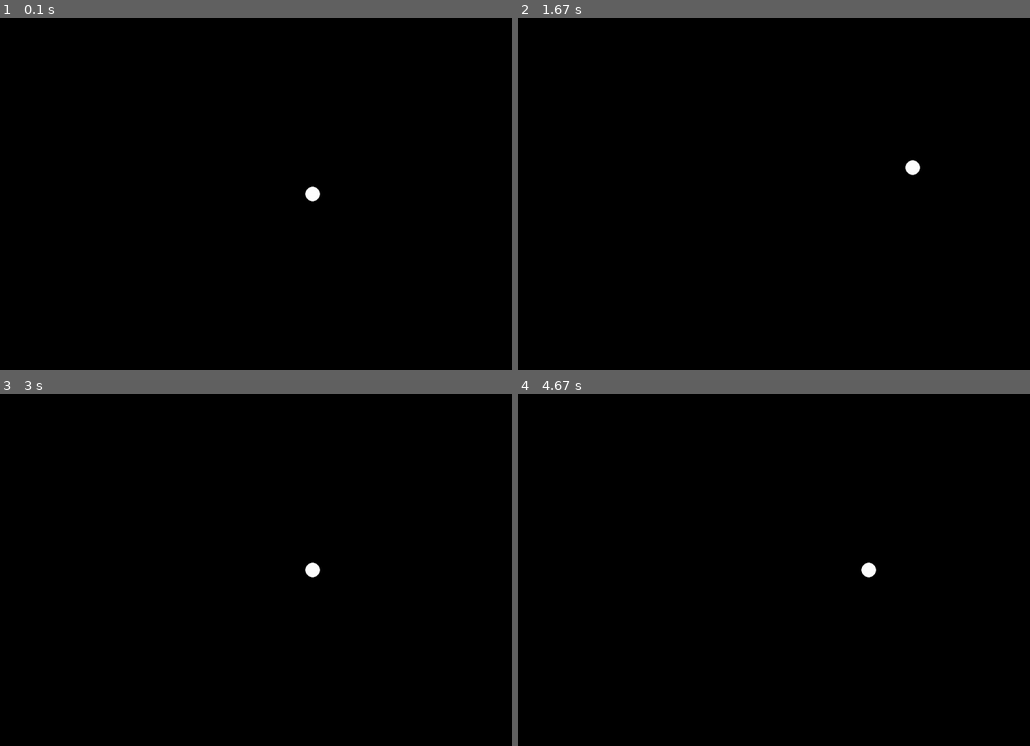
Above: before the commit, frames 1-4 (two rows, left to right).
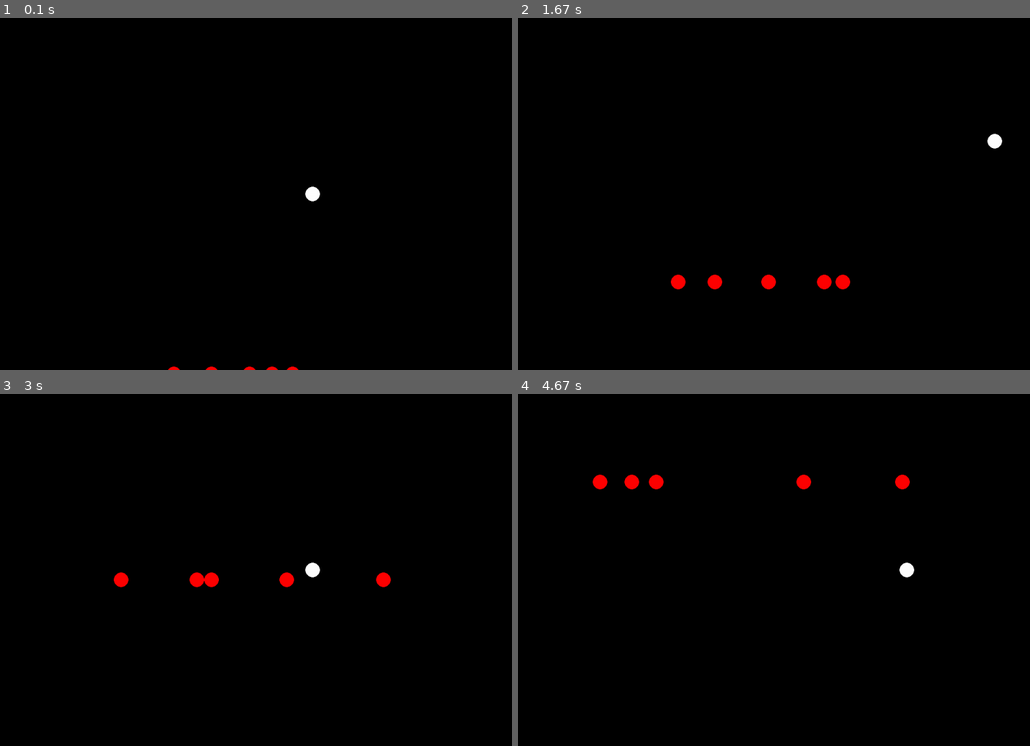
Above: after the commit, the same moments.

Repository: PyroRay/Python-Pygame-Stuff
Game: pygame game, started from Pygame Excersizes/ObjectGame/ObjectGame.py
The game is run twice, just before and just after one commit, with the same random seed, the same clock (stepped at 60 frames per second) and the same inputs.
Inputs:
- Up to frame 1 (0.1 s): no input
- Up to frame 2 (1.67 s): hold D 0.33-0.8 s; hold W 0.83-1.13 s; hold D 1.17-1.63 s
- Up to frame 3 (3 s): hold A 1.67-2.2 s; hold S 2.23-2.53 s; hold A 2.57-2.97 s
- Up to frame 4 (4.67 s): hold W 3-3.37 s; hold D 3.4-4.03 s; hold S 4.07-4.43 s; hold A from 4.47 s (still down)

The runs differ from the first frame. In frame 1, less than 0.1% of the frame differs, in the area x 32-59%, y 99-100%; in frame 2, 0.7%, in the area x 29-95%, y 32-78%; in frame 3, 0.5%; in frame 4, 0.7%.

Commit message:
Update ObjectGame.py
Updated ObjGame

Diff:
--- a/Pygame Excersizes/ObjectGame/ObjectGame.py
+++ b/Pygame Excersizes/ObjectGame/ObjectGame.py
@@ -1,7 +1,11 @@
+
+#region Imports
 import pygame, sys, random, math
 from pygame.locals import *
 pygame.init()
+#endregion
 
+#region Defining Variables
 windowSurfaceObj = pygame.display.set_mode((1280, 720))
 pygame.display.set_caption('Object Game')
 clrBlack = pygame.Color(0, 0, 0)
@@ -12,78 +16,88 @@
 right_pressed = False
 up_pressed = False
 down_pressed = False
+delay = 20 # How many pixels off screen the robot will be when it wraps around to the bottom from top
 timer = 0
-directions = ("slowleft", "slowright")
-numRobots = 3
+numRobots = 5
 screendim = pygame.display.get_surface().get_size()
-# badrobot = ()
-# badrobot1direction = ""
-# badrobot2direction = ""
+#endregion
 
+#region Classes
+
+class vector:
+    def __init__(self, x, y):
+        self.x = x
+        self.y = y
+
+    def magnitude(self):
+        return math.sqrt(x**2 + y**2)
 
 class robot:
-    def __init__(self, colorset, xset, yset):
+    def __init__(self, colorset, xset, yset, dirx=0, diry=0):
         self.radius = 15
         self.set(colorset,xset,yset)
+        self.direction = vector(dirx, diry)
 
-    def move(self, direction):
-        if direction == "up":
-            self.y -= 3
-        elif direction == "down":
-            self.y += 3
-        elif direction == "left":
-            self.x -= 3
-        elif direction == "right":
-            self.x += 3
-        elif direction == "slowup":
-            self.y -= 1
-        elif direction == "slowdown":
-            self.y += 1
-        elif direction == "slowleft":
-            self.x -= 1
-        elif direction == "slowright":
-            self.x += 1
+    def setdirection(self,dirx=None,diry=None):
+        if(dirx != None):
+            self.direction.x = dirx
+        if(diry != None):
+            self.direction.y = diry
+
+    def move(self, dirx=None, diry=None):
+        if(dirx == None):
+            self.x += self.direction.x
+        else:
+            self.x += dirx
+        if(diry == None):
+            self.y += self.direction.y
+        else:
+            self.y += diry
 
     def draw(self):
         pygame.draw.circle(windowSurfaceObj, (self.color), (self.x, self.y), self.radius)
 
-    def set(self, colorset, xset, yset):
+    def set(self, colorset, xset, yset,dirx=0,diry=0):
         self.color = colorset
         self.x = xset
         self.y = yset
+        self.direction = vector(dirx,diry)
 
     def setXY(self, xset, yset):
         self.set(self.color, xset, yset)
+#endregion
 
-def badrobotmovement(badrobot, timer, badrobotdirection, directions):
-    if timer % 120 == 0:
-        badrobotdirection = random.choice(directions)
+#region Functions
+# def badrobotmovement(badrobot, timer, badrobotdirection, directions):
+#     if timer % 120 == 0:
+#         badrobotdirection = random.choice(directions)
+#     else:
+#         if badrobot.x > screendim[0]:
+#             badrobotdirection = "slowright"
+#         elif badrobot.x < 0:
+#             badrobotdirection = "slowleft"
 
-    return badrobotdirection
+#     return badrobotdirection
+#endregion
 
+#region Robot Spawning
 playerbot = robot(clrWhite, screendim[0]//2, screendim[1]//2)
 
 robots = []
 
-
+#spawn robots
 while numRobots > 0:
-    robots.append(robot(clrRed, screendim[1] + 20, random.randint(0, screendim[0])))
+    # print(screendim[1])
+    robots.append(robot(clrRed, random.randint(0, screendim[0]), screendim[1] + 20,random.randint(-1,1),-1))
     numRobots-= 1
 
-print(len(robots))
+#endregion
 
-# badrobot1 = robot()
-# badrobot1.color = clrRed
-# badrobot1.x = pygame.display.get_surface().get_size()[0]//3
-# badrobot1.y = pygame.display.get_surface().get_size()[1]//2
-
-# badrobot2 = robot()
-# badrobot2.color = clrRed
-# badrobot2.x = pygame.display.get_surface().get_size()[0]//3
-# badrobot2.y = pygame.display.get_surface().get_size()[1]//2
-
+#region Main Game Loop
 while True:
     windowSurfaceObj.fill(clrBlack)
+
+    #region Events
     for event in pygame.event.get():
         if event.type == QUIT:
             pygame.quit()
@@ -114,33 +128,41 @@
             elif event.key == pygame.K_d:
                 # print("\'d\' key was let go")
                 right_pressed = False
+    #endregion
 
-    if timer % 180 == 0:
-        print("hello")
+    #region Player Direction
+    if up_pressed:
+        playerbot.move(0,-3)
+    if down_pressed:
+        playerbot.move(0,3)
+    if left_pressed:
+        playerbot.move(-3,0)
+    if right_pressed:
+        playerbot.move(3,0)
+    #endregion
 
-    if up_pressed:
-        playerbot.move("up")
-    if down_pressed:
-        playerbot.move("down")
-    if left_pressed:
-        playerbot.move("left")
-    if right_pressed:
-        playerbot.move("right")
-
-    # if timer > 120:
-    #     timer = 0
-
-    # badrobot1direction = badrobotmovement(badrobot1, timer, badrobot1direction, directions)
-    # badrobot1.move(badrobot1direction)
-    # badrobot1.move("slowup")
-    # badrobot2direction = badrobotmovement(badrobot2, timer, badrobot2direction, directions)
-    # badrobot2.move(badrobot2direction)
-    # badrobot2.move("slowup")
+    #region Robots Direction
+    for i in range(len(robots)):
+        # print(i)
+        if timer % 120 == 0:
+            robots[i].setdirection(random.randint(-1,1),-1)
+        elif(robots[i].x > screendim[0]):
+            robots[i].setdirection(-1)
+        elif(robots[i].x < 0):
+            robots[i].setdirection(1)
+        if(robots[i].y <= 0):
+            robots[i].y = screendim[1] + delay
+        robots[i].move()
+        robots[i].draw()
+    #endregion
 
     playerbot.draw()
-    # badrobot1.draw()
-    # badrobot2.draw()
+
+
+    #region Ticks
     timer += 1
+    pygame.display.update()
+    fpsClock.tick(120)
+    #endregion
 
-    pygame.display.update()
-    fpsClock.tick(60)
+#endregion
